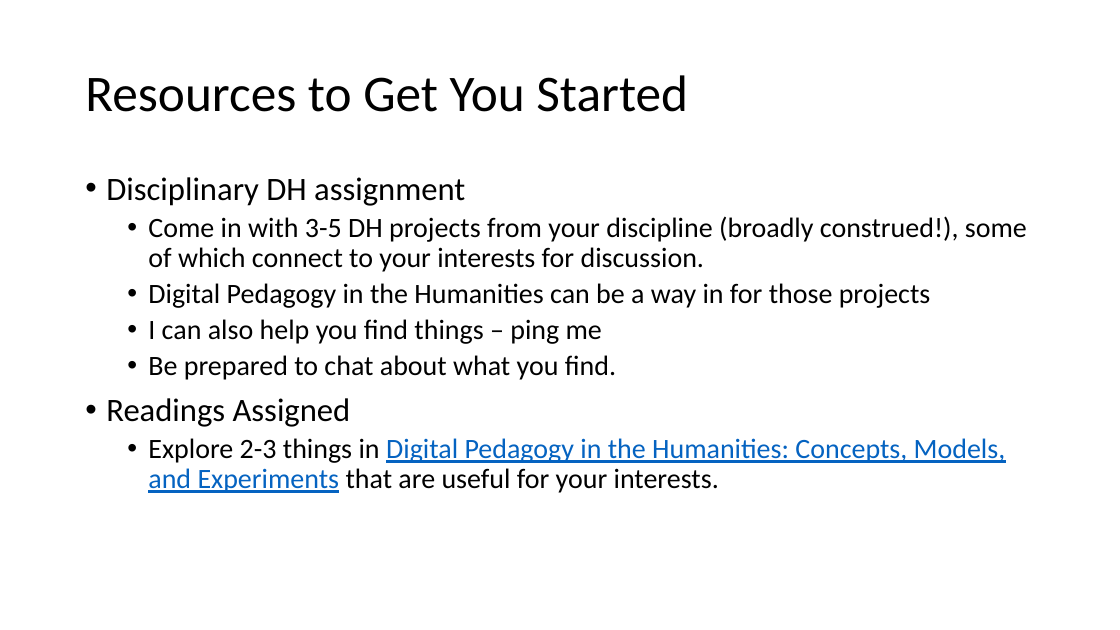
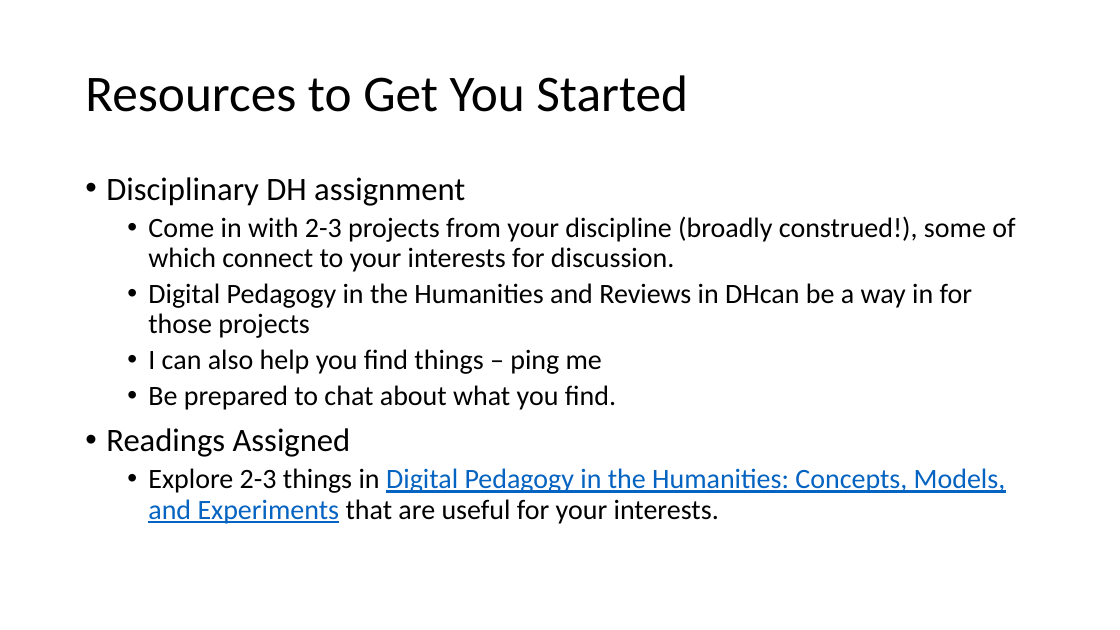
Before and after one commit to scholarslab/praxis, a slide deck: slide 25 of assets/workshop-on-workshops/workshop-on-workshops.pptx (slide 26 before the commit). Drawn at 1120x630 pixels with LibreOffice and Linux fonts; fonts in the diff are those of the drawing. Boxes give left, top, right and bottom in pixels: in the first picture for what was removed or moved away, otherwise in the second. Text is boxed around its words. In the diff, an @@ line names an element or a change of style, - is before the commit and + after.

Commit message:
update slides

```diff
--- a/assets/workshop-on-workshops/workshop-on-workshops.pptx
+++ b/assets/workshop-on-workshops/workshop-on-workshops.pptx
@@ text at [148,216,1015,338]: text changed @@
-  • Come in with 3-5 DH projects from your discipline (broadly construed!), some of which connect to your interests for discussion.
-  • Digital Pedagogy in the Humanities can be a way in for those projects
+  • Come in with 2-3 projects from your discipline (broadly construed!), some of which connect to your interests for discussion.
+  • Digital Pedagogy in the Humanities and Reviews in DHcan be a way in for those projects
```
Also in this commit, not shown: 10 other slides changed, 3 slides added, 5 slides removed, 2 other files.
